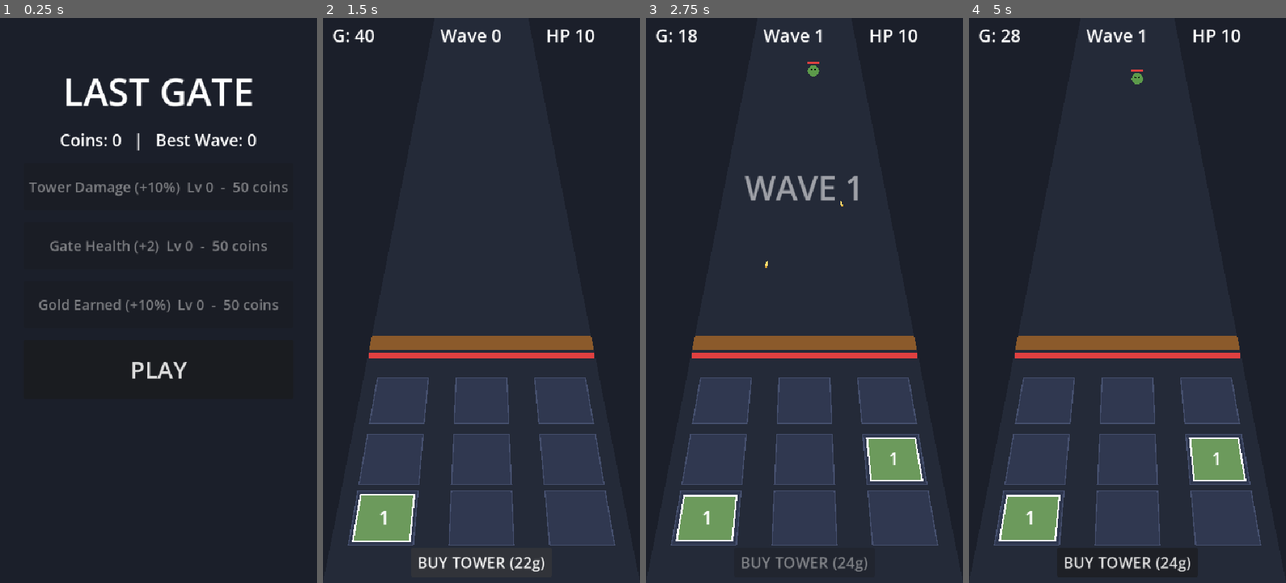
Above: before the commit, frames 1-4 (left to right).
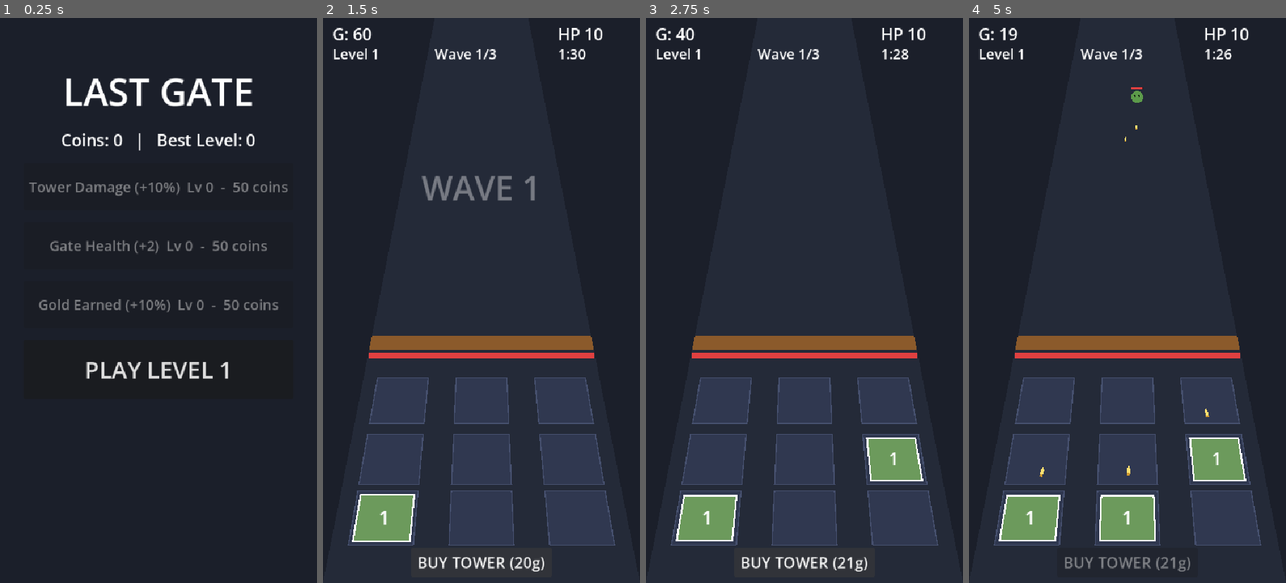
Above: after the commit, the same moments.

Repository: Adarshmilan/GateBreak
Game: Godot game, scene res://scenes/menu.tscn
The game is run twice, just before and just after one commit, with the same random seed, the same clock (stepped at 60 frames per second) and the same inputs. Before the commit the project starts from res://menu.tscn.
Inputs (mouse positions are in pixels of both pictures, inside the frame that each line leads up to):
- Up to frame 1 (0.25 s): no input
- Up to frame 2 (1.5 s): click "PLAY" (after the commit: "PLAY LEVEL 1") at 0.5 s; click "BUY TOWER (20g)" at 1.25 s
- Up to frame 3 (2.75 s): click "BUY TOWER (22g)" (after the commit: "BUY TOWER (20g)") at 2 s
- Up to frame 4 (5 s): click (1127, 560) at 2.75 s, where only the run after the commit has a clickable "BUY TOWER (21g)"; move the mouse to (1197, 272) at 3.52 s; click (1197, 272) at 3.67 s; drag from (1064, 328) to (1111, 413) at 4.27 s

The runs differ from the first frame. In frame 1, 1.3% of the frame differs, in the area x 18-81%, y 20-64%; in frame 2, 1.8%; in frame 3, 2.3%; in frame 4, 3.1%, in the area x 3-89%, y 1-98%.

Commit message:
added the level systim

Diff:
--- a/game.tscn
+++ /dev/null
@@ -1,6 +0,0 @@
-[gd_scene format=3 uid="uid://4pqund3nukl7"]
-
-[ext_resource type="Script" uid="uid://cinluwyoq0px5" path="res://game.gd" id="1_wtcfe"]
-
-[node name="Node2D" type="Node2D" unique_id=585326237]
-script = ExtResource("1_wtcfe")
--- /dev/null
+++ b/scenes/game.tscn
@@ -0,0 +1,6 @@
+[gd_scene format=3 uid="uid://4pqund3nukl7"]
+
+[ext_resource type="Script" uid="uid://cinluwyoq0px5" path="res://scripts/core/game.gd" id="1_uwrxv"]
+
+[node name="Node2D" type="Node2D" unique_id=585326237]
+script = ExtResource("1_uwrxv")
--- a/menu.tscn
+++ b/scenes/menu.tscn
@@ -1,6 +1,6 @@
 [gd_scene format=3 uid="uid://bq3huk364skd3"]
 
-[ext_resource type="Script" uid="uid://cdagypni1y8gt" path="res://menu.gd" id="1_0fbet"]
+[ext_resource type="Script" uid="uid://cdagypni1y8gt" path="res://scripts/ui/menu.gd" id="1_yqeox"]
 
 [node name="Control" type="Control" unique_id=1250763055]
 layout_mode = 3
@@ -9,4 +9,4 @@
 anchor_bottom = 1.0
 grow_horizontal = 2
 grow_vertical = 2
-script = ExtResource("1_0fbet")
+script = ExtResource("1_yqeox")
--- a/game.gd
+++ b/scripts/core/game.gd
@@ -6,14 +6,16 @@
 const GATE_Y := 540.0
 const GRID_Y := 650.0
 const GRID_STEP := 100.0
-const MAX_LEVEL := 8
-const START_GOLD := 60
-const KIND_UNLOCK_WAVE := [1, 2, 4, 7]
-const KIND_WEIGHTS := [60.0, 25.0, 12.0, 5.0]
-
-
-var gold := START_GOLD
-var wave := 0
+
+
+var lvl := 1                   # level being played (from GameData.level)
+var assist_stacks := 0         # losses in a row -> easier zombies + more gold
+var assist := 0.0
+var gold := 0
+var wave := 0                  # 1..3 (current wave number)
+var elapsed := 0.0             # seconds since the round started
+var schedule: Array = []       # every zombie of this level, with its spawn time
+var spawn_i := 0
 var kills := 0
 var towers_bought := 0
 var gate_max := 10
@@ -24,28 +26,32 @@
 var dragging: Tower = null
 var drag_from := -1
 
-
-var to_spawn := 0
-var spawn_timer := 0.0
-var spawn_interval := 1.0
-var break_timer := 1.5
 const SLOT_W := 58.0
 const SLOT_H := 50.0
 
 var gold_label: Label
 var wave_label: Label
+var level_label: Label
+var time_label: Label
 var gate_label: Label
 var buy_btn: Button
 var banner: Label
 var over_panel: Control
 var over_label: Label
+var primary_btn: Button
 
 func _ready() -> void:
 	slots.resize(9)
-	gate_max = GameData.gate_hp()
+	lvl = GameData.level
+	assist_stacks = GameData.fail_streak
+	assist = LevelConfig.assist_amount(assist_stacks)
+	gold = LevelConfig.start_gold(lvl, assist_stacks)
+	gate_max = LevelConfig.gate_hp(lvl) + GameData.gate_bonus()
 	gate_hp = gate_max
+	_build_schedule()
 	_build_ui()
 	_update_ui()
+	_start_wave(1)
 
 # ---------------------------------------------------------------- helpers
 func slot_pos(i: int) -> Vector2:
@@ -53,7 +59,7 @@
 	return Vector2(Persp.screen_x(LANE_X[i % 3], y), y)
 
 func tower_cost() -> int:
-	return 20 + 2 * towers_bought
+	return LevelConfig.tower_cost(lvl, towers_bought)
 
 func _slot_at(p: Vector2) -> int:
 	for i in 9:
@@ -99,9 +105,11 @@
 	var layer := CanvasLayer.new()
 	add_child(layer)
 
-	gold_label = _make_label(layer, Vector2(16, 8), 30)
-	wave_label = _make_label(layer, Vector2(200, 8), 30)
-	gate_label = _make_label(layer, Vector2(380, 8), 30)
+	gold_label = _make_label(layer, Vector2(16, 8), 28)
+	gate_label = _make_label(layer, Vector2(400, 8), 28)
+	level_label = _make_label(layer, Vector2(16, 44), 24)
+	wave_label = _make_label(layer, Vector2(190, 44), 24)
+	time_label = _make_label(layer, Vector2(400, 44), 24)
 
 	banner = _make_label(layer, Vector2(0, 250), 56)
 	banner.size = Vector2(540, 80)
@@ -127,20 +135,20 @@
 	over_label.size = Vector2(540, 200)
 	over_label.horizontal_alignment = HORIZONTAL_ALIGNMENT_CENTER
 
-	var retry := Button.new()
-	retry.text = "RETRY"
-	retry.position = Vector2(120, 520)
-	retry.size = Vector2(300, 80)
-	retry.add_theme_font_size_override("font_size", 32)
-	retry.pressed.connect(func(): get_tree().reload_current_scene())
-	over_panel.add_child(retry)
+	primary_btn = Button.new()
+	primary_btn.text = "RETRY"
+	primary_btn.position = Vector2(120, 520)
+	primary_btn.size = Vector2(300, 80)
+	primary_btn.add_theme_font_size_override("font_size", 32)
+	primary_btn.pressed.connect(func(): get_tree().reload_current_scene())
+	over_panel.add_child(primary_btn)
 
 	var menu := Button.new()
 	menu.text = "UPGRADES"
 	menu.position = Vector2(120, 630)
 	menu.size = Vector2(300, 80)
 	menu.add_theme_font_size_override("font_size", 32)
-	menu.pressed.connect(func(): get_tree().change_scene_to_file("res://menu.tscn"))
+	menu.pressed.connect(func(): get_tree().change_scene_to_file("res://scenes/menu.tscn"))
 	over_panel.add_child(menu)
 
 func _make_label(parent: Node, pos: Vector2, font_size: int) -> Label:
@@ -152,8 +160,11 @@
 
 func _update_ui() -> void:
 	gold_label.text = "G: %d" % gold
-	wave_label.text = "Wave %d" % wave
 	gate_label.text = "HP %d" % gate_hp
+	level_label.text = "Level %d" % lvl
+	wave_label.text = "Wave %d/%d" % [wave, LevelConfig.WAVES]
+	var left := maxi(0, int(ceil(LevelConfig.ROUND_TIME - elapsed)))
+	time_label.text = "%d:%02d" % [left / 60, left % 60]
 	buy_btn.text = "BUY TOWER (%dg)" % tower_cost()
 	buy_btn.disabled = gold < tower_cost()
 	queue_redraw()
@@ -215,7 +226,7 @@
 		slots[drag_from] = null
 		slots[j] = t
 		t.position = slot_pos(j)
-	elif other.level == t.level and t.level < MAX_LEVEL:
+	elif other.level == t.level and t.level < LevelConfig.MAX_TOWER_LEVEL:
 		slots[drag_from] = null
 		t.queue_free()
 		other.level += 1
@@ -227,37 +238,53 @@
 		other.position = slot_pos(drag_from)
 		t.position = slot_pos(j)
 
-# ---------------------------------------------------------------- waves
+# ---------------------------------------------------------------- level / waves
+# Build the whole level up front: 3 waves, each with its own zombie count, spread over its time window.
+func _build_schedule() -> void:
+	schedule.clear()
+	var wl := LevelConfig.wave_length()
+	var base_hp := LevelConfig.zombie_hp(lvl, assist)
+	var base_speed := LevelConfig.zombie_speed(lvl)
+	for w in LevelConfig.WAVES:
+		var is_final := (w == LevelConfig.WAVES - 1)
+		var c := LevelConfig.wave_count(lvl, w)
+		var bosses := LevelConfig.boss_count(lvl) if is_final else 0
+		for i in c:
+			var kind := 5 if i >= c - bosses else LevelConfig.pick_kind(lvl, is_final)
+			schedule.append({
+				"t": w * wl + (i + 0.5) / c * wl * LevelConfig.SPAWN_WINDOW,
+				"kind": kind,
+				"hp": base_hp * (LevelConfig.FINAL_WAVE_HP_MULT if is_final else 1.0),
+				"speed": base_speed * (LevelConfig.FINAL_WAVE_SPEED_MULT if is_final else 1.0),
+			})
+	schedule.sort_custom(func(a, b): return a["t"] < b["t"])
+
 func _process(delta: float) -> void:
 	if over:
 		return
-	if to_spawn > 0:
-		spawn_timer -= delta
-		if spawn_timer <= 0.0:
-			_spawn_zombie()
-			to_spawn -= 1
-			spawn_timer = spawn_interval
-	elif get_tree().get_nodes_in_group("zombies").is_empty():
-		break_timer -= delta
-		if break_timer <= 0.0:
-			_start_wave()
-
-func _start_wave() -> void:
-	wave += 1
-	to_spawn = 4 + wave * 2
-	spawn_interval = maxf(0.35, 1.0 - wave * 0.03)
-	spawn_timer = 0.0
-	break_timer = 2.5
-	_show_banner("WAVE %d" % wave)
-	_update_ui()
-
-func _spawn_zombie() -> void:
+	elapsed += delta
+	var w := mini(int(elapsed / LevelConfig.wave_length()) + 1, LevelConfig.WAVES)
+	if w != wave:
+		_start_wave(w)
+	while spawn_i < schedule.size() and schedule[spawn_i]["t"] <= elapsed:
+		_spawn_zombie(schedule[spawn_i])
+		spawn_i += 1
+	if spawn_i >= schedule.size() and get_tree().get_nodes_in_group("zombies").is_empty():
+		_win()
+	_update_ui()
+
+func _start_wave(w: int) -> void:
+	wave = w
+	if w > 1:
+		# reward + a little repair between waves
+		gold += LevelConfig.wave_bonus_gold(lvl)
+		gate_hp = mini(gate_max, gate_hp + int(ceil(gate_max * LevelConfig.GATE_HEAL_BETWEEN_WAVES)))
+	_show_banner("FINAL WAVE!" if w == LevelConfig.WAVES else "WAVE %d" % w)
+	_update_ui()
+
+func _spawn_zombie(entry: Dictionary) -> void:
 	var z := Zombie.new()
-	var boss := (wave % 5 == 0 and to_spawn == 1)
-	var kind := 5 if boss else _pick_kind()
-	var base_hp := 12.0 * pow(1.18, wave - 1)
-	var base_speed := minf(45.0 + wave * 2.0, 110.0)
-	z.setup(kind, base_hp, base_speed)
+	z.setup(entry["kind"], entry["hp"], entry["speed"])
 	var margin := z.radius / Persp.scale_at(GATE_Y) + 4.0
 	var lane_x := randf_range(margin, 540.0 - margin)
 	z.lane_x = lane_x
@@ -267,27 +294,11 @@
 	z.reached_gate.connect(_on_gate_hit.bind(z))
 	add_child(z)
 
-
-func _pick_kind() -> int:
-	var total := 0.0
-	for k in 4:
-		if wave >= KIND_UNLOCK_WAVE[k]:
-			total += KIND_WEIGHTS[k]
-	var roll := randf() * total
-	for k in 4:
-		if wave >= KIND_UNLOCK_WAVE[k]:
-			roll -= KIND_WEIGHTS[k]
-			if roll <= 0.0:
-				return k + 1
-	return 1
-
-
-
 # x of a lane boundary (0 to 3) at a given y
 
 func _on_zombie_died(z: Zombie) -> void:
 	kills += 1
-	var reward: float = (4.0 + wave * 0.5) * z.reward_mult
+	var reward: float = LevelConfig.kill_reward(lvl) * z.reward_mult
 	gold += int(round(reward * GameData.gold_mult()))
 	_update_ui()
 
@@ -298,11 +309,19 @@
 	if gate_hp <= 0:
 		_game_over()
 
+func _win() -> void:
+	over = true
+	var earned := LevelConfig.win_coins(lvl, kills)
+	GameData.complete_level(earned)
+	over_label.text = "LEVEL %d CLEARED!\n\nZombies killed: %d\nCoins earned: %d" % [lvl, kills, earned]
+	primary_btn.text = "NEXT LEVEL"
+	over_panel.visible = true
+
 func _game_over() -> void:
 	over = true
-	var earned := wave * 8 + kills / 4
-	GameData.coins += earned
-	GameData.best_wave = maxi(GameData.best_wave, wave)
-	GameData.save_game()
-	over_label.text = "THE GATE HAS FALLEN\n\nWave reached: %d\nZombies killed: %d\nCoins earned: %d" % [wave, kills, earned]
+	var share := float(wave) / LevelConfig.WAVES
+	var earned := int(LevelConfig.win_coins(lvl, kills) * LevelConfig.LOSE_COIN_FRACTION * share)
+	GameData.fail_level(earned)
+	over_label.text = "THE GATE HAS FALLEN\n\nLevel %d  -  reached wave %d/%d\nZombies killed: %d\nCoins earned: %d\n\nNext try gets a little help." % [lvl, wave, LevelConfig.WAVES, kills, earned]
+	primary_btn.text = "RETRY"
 	over_panel.visible = true
--- a/game_data.gd
+++ b/scripts/core/game_data.gd
@@ -1,11 +1,13 @@
-# game_data.gd  -> add as AUTOLOAD named "GameData"
+# game_data.gd  (REPLACE)  -> already an AUTOLOAD named "GameData"
 extends Node
 
 const SAVE_PATH := "user://save.json"
 const MAX_UPGRADE := 10
 
 var coins := 0
-var best_wave := 0
+var level := 1            # the level the PLAY button starts (next to play)
+var best_level := 0       # highest level completed
+var fail_streak := 0      # losses in a row on the current level -> drives the assist in LevelConfig
 var upgrades := {"damage": 0, "gate": 0, "gold": 0}
 
 func _ready() -> void:
@@ -25,16 +27,32 @@
 func damage_mult() -> float:
 	return 1.0 + 0.10 * upgrades["damage"]
 
-func gate_hp() -> int:
-	return 10 + 2 * upgrades["gate"]
+func gate_bonus() -> int:
+	return 2 * upgrades["gate"]
 
 func gold_mult() -> float:
 	return 1.0 + 0.10 * upgrades["gold"]
 
+# ---- level progression
+func complete_level(earned_coins: int) -> void:
+	coins += earned_coins
+	best_level = maxi(best_level, level)
+	level += 1
+	fail_streak = 0
+	save_game()
+
+func fail_level(earned_coins: int) -> void:
+	coins += earned_coins
+	fail_streak += 1
+	save_game()
+
 func save_game() -> void:
 	var f := FileAccess.open(SAVE_PATH, FileAccess.WRITE)
 	if f:
-		f.store_string(JSON.stringify({"coins": coins, "best_wave": best_wave, "upgrades": upgrades}))
+		f.store_string(JSON.stringify({
+			"coins": coins, "level": level, "best_level": best_level,
+			"fail_streak": fail_streak, "upgrades": upgrades,
+		}))
 
 func load_game() -> void:
 	if not FileAccess.file_exists(SAVE_PATH):
@@ -44,7 +62,9 @@
 	if typeof(data) != TYPE_DICTIONARY:
 		return
 	coins = int(data.get("coins", 0))
-	best_wave = int(data.get("best_wave", 0))
+	level = maxi(1, int(data.get("level", 1)))
+	best_level = int(data.get("best_level", 0))
+	fail_streak = int(data.get("fail_streak", 0))
 	var u: Dictionary = data.get("upgrades", {})
 	for k in upgrades.keys():
 		upgrades[k] = int(u.get(k, 0))
--- /dev/null
+++ b/scripts/core/level_config.gd
@@ -0,0 +1,129 @@
+# level_config.gd  (NEW FILE)  ->  res://scripts/core/level_config.gd
+# Every number that controls level difficulty lives HERE. Change a constant, the whole game follows.
+# Nothing is capped by level: every function takes the level number L (1, 2, 3, ... forever).
+class_name LevelConfig
+extends RefCounted
+
+# ============================================================ ROUND STRUCTURE
+const ROUND_TIME := 90.0                    # seconds per level
+const WAVES := 3                            # wave 3 is the FINAL wave
+const WAVE_SHARE := [0.25, 0.30, 0.45]      # share of the level's zombies in each wave (final = biggest)
+const SPAWN_WINDOW := 0.70                  # spawn during the first 70% of each wave, last 30% = breathing room
+
+# ============================================================ HOW MANY ZOMBIES  (grows slowly, sub-linear)
+const BASE_COUNT := 14
+const COUNT_GROWTH := 1.7
+const COUNT_EXP := 0.75                     # < 1 so count never explodes at high levels
+
+# ============================================================ HOW TOUGH  (polynomial, not exponential)
+const BASE_HP := 260.0
+const HP_GROWTH := 0.04
+const HP_EXP := 0.60
+const FINAL_WAVE_HP_MULT := 1.25            # final wave zombies are 25% tougher
+const FINAL_WAVE_SPEED_MULT := 1.04
+
+# ============================================================ HOW FAST
+const BASE_SPEED := 45.0
+const SPEED_GROWTH := 0.25                  # +0.25 px/s per level ...
+const SPEED_CAP := 65.0                     # ... but never faster than this (keeps it dodge-able / playable)
+
+# ============================================================ KINDS  (index 0..3 = Walker, Brute, Tank, Giant)
+const KIND_UNLOCK_LEVEL := [1, 3, 6, 10]
+const KIND_WEIGHTS := [60.0, 25.0, 12.0, 5.0]
+const KIND_LEVEL_DRIFT := 0.03              # heavier kinds get +3% weight per level per tier
+const FINAL_WAVE_HEAVY_BONUS := 1.0         # final wave: Tank/Giant weights x2
+const BOSS_FROM_LEVEL := 5                  # final wave ends with a Boss from this level on
+const BOSS_EVERY_N_LEVELS := 15             # +1 extra boss every N levels (L20 = 2 bosses ...)
+
+# ============================================================ PLAYER ECONOMY  (grows with level)
+const START_GOLD_BASE := 80
+const START_GOLD_PER_LEVEL := 22.0
+const START_GOLD_EXP := 1.10
+const KILL_REWARD_BASE := 4.0
+const KILL_REWARD_PER_LEVEL := 1.2
+const WAVE_BONUS_FRACTION := 0.6            # gold gift at wave 2 and 3 = 60% of start gold
+const TOWER_COST_BASE := 20
+const TOWER_COST_STEP := 0.5                # each tower bought this level makes the next cost +0.5
+const TOWER_COST_PER_LEVEL := 0.0           # raise (e.g. 0.3) if gold feels too plentiful at high levels
+
+# ============================================================ GATE
+const GATE_BASE_HP := 10
+const GATE_HP_EVERY_N_LEVELS := 5           # +1 gate HP every 5 levels
+const GATE_HEAL_BETWEEN_WAVES := 0.20       # heal 20% of max gate HP when wave 2 / 3 starts
+
+# ============================================================ EASE / ASSIST (after losing, next try is kinder)
+const ASSIST_PER_LOSS := 0.08               # each loss in a row = 8% weaker zombies + 12% more start gold ...
+const ASSIST_GOLD_PER_LOSS := 0.12
+const ASSIST_MAX_STACKS := 6                # ... up to 6 stacks (48% weaker zombies). A win resets it to 0.
+
+# ============================================================ MAX MERGE LEVEL (tower.gd COLORS just clamps)
+const MAX_TOWER_LEVEL := 12
+
+# ============================================================ REWARDS (permanent coins)
+const WIN_COINS_BASE := 20
+const WIN_COINS_PER_LEVEL := 6
+const KILL_COINS_DIVISOR := 4               # +1 coin per 4 kills
+const LOSE_COIN_FRACTION := 0.5             # a lost round still pays 50% of the win payout (scaled by waves reached)
+
+
+# ---------------------------------------------------------------- functions of the level
+static func wave_length() -> float:
+	return ROUND_TIME / WAVES
+
+static func zombie_count(level: int) -> int:
+	return int(round(BASE_COUNT + COUNT_GROWTH * pow(level - 1, COUNT_EXP)))
+
+static func wave_count(level: int, wave_index: int) -> int:
+	return maxi(1, int(round(zombie_count(level) * WAVE_SHARE[wave_index])))
+
+static func zombie_hp(level: int, assist: float = 0.0) -> float:
+	return BASE_HP * pow(1.0 + HP_GROWTH * (level - 1), HP_EXP) * (1.0 - assist)
+
+static func zombie_speed(level: int) -> float:
+	return minf(BASE_SPEED + SPEED_GROWTH * (level - 1), SPEED_CAP)
+
+static func boss_count(level: int) -> int:
+	if level < BOSS_FROM_LEVEL:
+		return 0
+	return 1 + (level - BOSS_FROM_LEVEL) / BOSS_EVERY_N_LEVELS
+
+static func start_gold(level: int, assist_stacks: int = 0) -> int:
+	var g := START_GOLD_BASE + START_GOLD_PER_LEVEL * pow(level - 1, START_GOLD_EXP)
+	return int(g * (1.0 + ASSIST_GOLD_PER_LOSS * assist_stacks))
+
+static func wave_bonus_gold(level: int) -> int:
+	return int(start_gold(level) * WAVE_BONUS_FRACTION)
+
+static func kill_reward(level: int) -> float:
+	return KILL_REWARD_BASE + KILL_REWARD_PER_LEVEL * (level - 1)
+
+static func tower_cost(level: int, bought: int) -> int:
+	return int(TOWER_COST_BASE + TOWER_COST_PER_LEVEL * (level - 1) + TOWER_COST_STEP * bought)
+
+static func gate_hp(level: int) -> int:
+	return GATE_BASE_HP + (level - 1) / GATE_HP_EVERY_N_LEVELS
+
+static func assist_amount(stacks: int) -> float:
+	return ASSIST_PER_LOSS * mini(stacks, ASSIST_MAX_STACKS)
+
+static func win_coins(level: int, kills: int) -> int:
+	return WIN_COINS_BASE + WIN_COINS_PER_LEVEL * level + kills / KILL_COINS_DIVISOR
+
+# Pick a zombie kind (1..4) for this level; final wave leans heavy.
+static func pick_kind(level: int, is_final_wave: bool) -> int:
+	var weights: Array = []
+	var total := 0.0
+	for k in 4:
+		var w := 0.0
+		if level >= KIND_UNLOCK_LEVEL[k]:
+			w = KIND_WEIGHTS[k] * (1.0 + KIND_LEVEL_DRIFT * (level - 1) * k)
+			if is_final_wave and k >= 2:
+				w *= 1.0 + FINAL_WAVE_HEAVY_BONUS
+		weights.append(w)
+		total += w
+	var roll := randf() * total
+	for k in 4:
+		roll -= weights[k]
+		if weights[k] > 0.0 and roll <= 0.0:
+			return k + 1
+	return 1
--- a/menu.gd
+++ b/scripts/ui/menu.gd
@@ -8,6 +8,7 @@
 }
 
 var coins_label: Label
+var play_btn: Button
 var buttons := {}
 
 func _ready() -> void:
@@ -44,12 +45,11 @@
 		box.add_child(b)
 		buttons[key] = b
 
-	var play := Button.new()
-	play.text = "PLAY"
-	play.custom_minimum_size = Vector2(0, 100)
-	play.add_theme_font_size_override("font_size", 40)
-	play.pressed.connect(func(): get_tree().change_scene_to_file("res://game.tscn"))
-	box.add_child(play)
+	play_btn = Button.new()
+	play_btn.custom_minimum_size = Vector2(0, 100)
+	play_btn.add_theme_font_size_override("font_size", 40)
+	play_btn.pressed.connect(func(): get_tree().change_scene_to_file("res://scenes/game.tscn"))
+	box.add_child(play_btn)
 	_refresh()
 
 func _on_upgrade(key: String) -> void:
@@ -57,7 +57,8 @@
 	_refresh()
 
 func _refresh() -> void:
-	coins_label.text = "Coins: %d   |   Best Wave: %d" % [GameData.coins, GameData.best_wave]
+	coins_label.text = "Coins: %d   |   Best Level: %d" % [GameData.coins, GameData.best_level]
+	play_btn.text = "PLAY LEVEL %d" % GameData.level
 	for key in buttons.keys():
 		var lvl: int = GameData.upgrades[key]
 		var b: Button = buttons[key]
Renamed: game.gd.uid -> scripts/core/game.gd.uid
Renamed: game_data.gd.uid -> scripts/core/game_data.gd.uid
Not shown, added: scripts/core/level_config.gd.uid
Renamed: prespective.gd -> scripts/core/prespective.gd
Renamed: prespective.gd.uid -> scripts/core/prespective.gd.uid
Renamed: projectile.gd -> scripts/entities/projectile.gd
Renamed: projectile.gd.uid -> scripts/entities/projectile.gd.uid
Renamed: tower.gd -> scripts/entities/tower.gd
Renamed: tower.gd.uid -> scripts/entities/tower.gd.uid
Renamed: zombie.gd -> scripts/entities/zombie.gd
Renamed: zombie.gd.uid -> scripts/entities/zombie.gd.uid
Renamed: menu.gd.uid -> scripts/ui/menu.gd.uid
